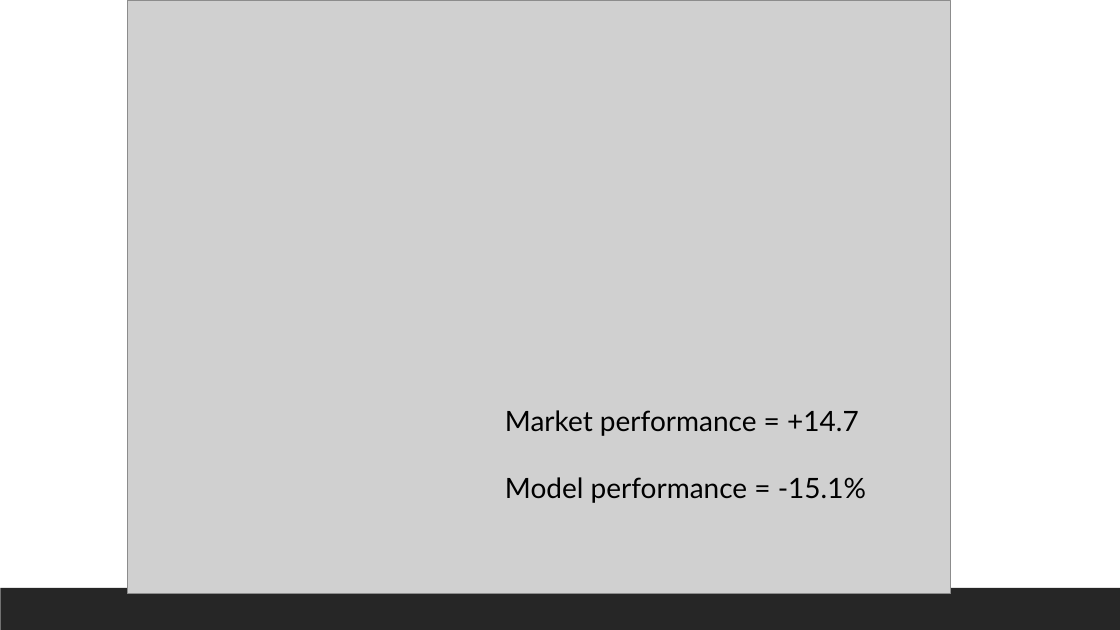
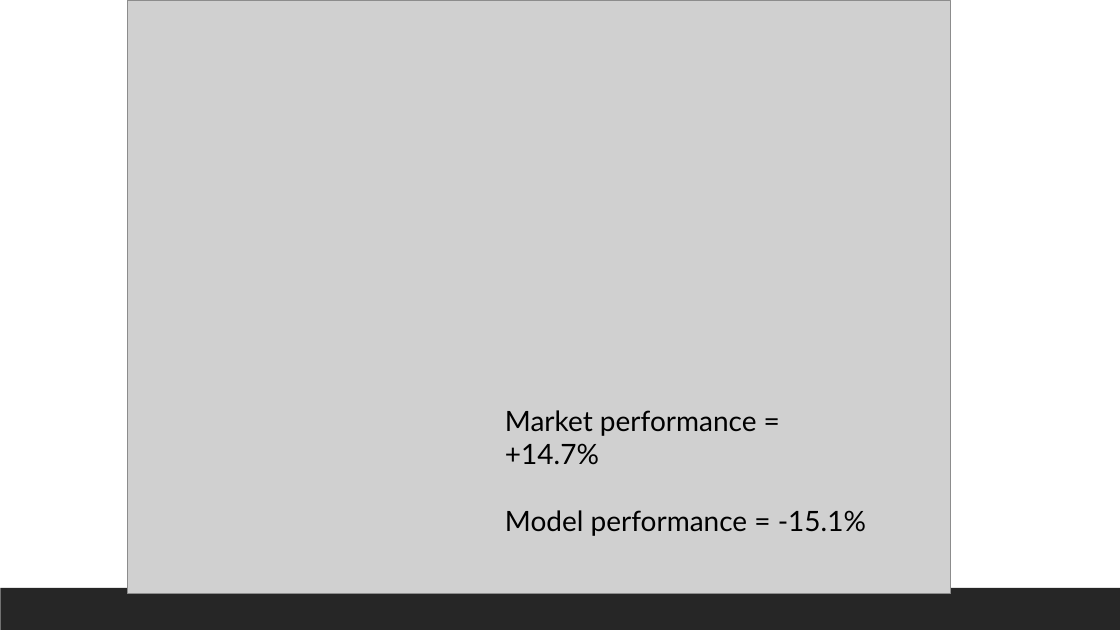
Before and after one commit to acwutzke/Stock-Prediction, a slide deck: slide 11 of Final Project.pptx. Drawn at 1120x630 pixels with LibreOffice and Linux fonts; fonts in the diff are those of the drawing; grey boxes stand for pictures. Boxes give left, top, right and bottom in pixels: in the first picture for what was removed or moved away, otherwise in the second. Text is boxed around its words. In the diff, an @@ line names an element or a change of style, - is before the commit and + after.

```diff
--- a/Final Project.pptx
+++ b/Final Project.pptx
@@ text at box(505, 410, 757, 465): text changed @@
-Market performance = +14.7
+Market performance = +14.7%
```
Also in this commit, not shown: 1 other slide changed, 4 slides added, 10 other files.
